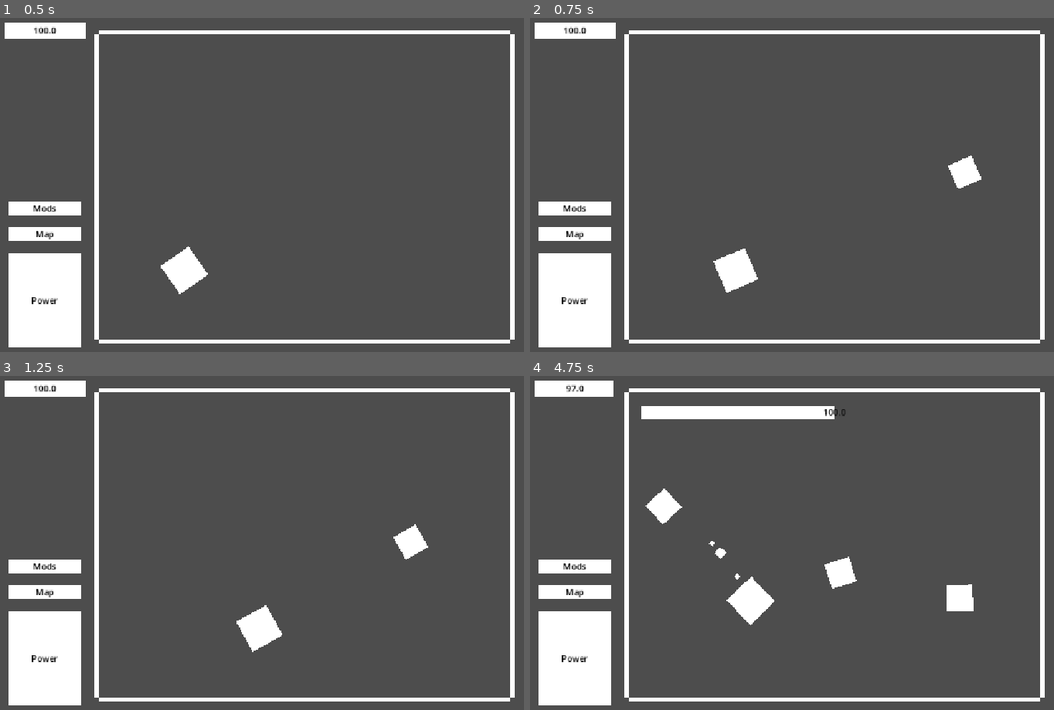
Above: before the commit, frames 1-4 (two rows, left to right).
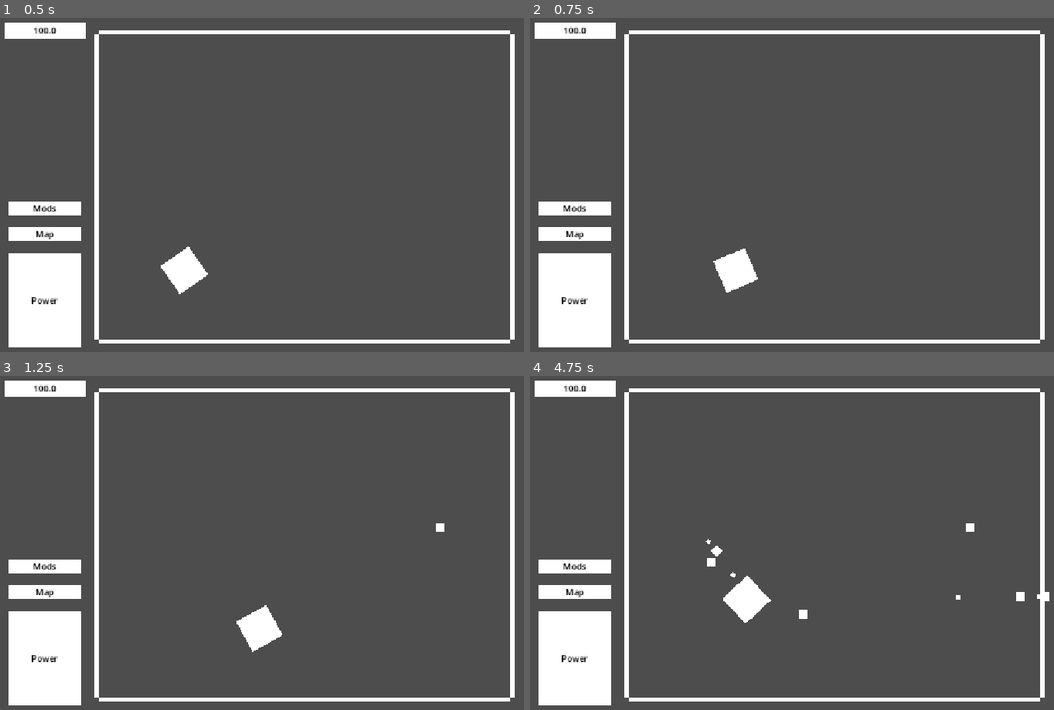
Above: after the commit, the same moments.

Repository: Jason-Lin450/P0W3RSH0T
Game: Godot game, scene res://Scenes/level.tscn
Two runs of this game, one before a commit and one after it. Both use one fixed random seed, a clock stepped at 60 frames per second and the inputs below.
Inputs (mouse positions are in pixels of both pictures, inside the frame that each line leads up to):
- Up to frame 1 (0.5 s): no input
- Up to frame 2 (0.75 s): tap Enter at 0.5 s; move the mouse to (970, 168) at 0.52 s; hold D (right) from 0.53 s (still down); tap T (test) at 0.6 s
- Up to frame 3 (1.25 s): keep holding D (right)
- Up to frame 4 (4.75 s): move the mouse to (713, 563) at 1.27 s; release D (right) at 1.28 s; hold S (down) 1.28-2.03 s; tap E (autofire) at 1.35 s; tap T (test) at 1.55, 2.3, 3.05, 3.6, 4.35 s; move the mouse to (896, 469) at 2.02 s; hold D (right) 2.03-2.78 s; hold Space (shoot) 2.03-2.78 s; move the mouse to (802, 613) at 2.77 s; hold W (up) 2.78-3.53 s; tap Shift (subshoot) at 2.85 s; move the mouse to (1022, 596) at 3.52 s; hold A (left) from 3.53 s (still down); move the mouse to (650, 492) at 4.27 s

Frame 1 is identical in both runs. In frame 2, 0.4% of the frame differs, in the area x 79-87%, y 41-52%; in frame 3, 0.4%; in frame 4, 3.2%, in the area x 6-100%, y 1-75%.

Commit message:
indicators

Diff:
--- a/Scenes/borders.tscn
+++ b/Scenes/borders.tscn
@@ -1,6 +1,6 @@
 [gd_scene format=3 uid="uid://dpesq5smo2ln2"]
 
-[ext_resource type="Script" uid="uid://cq6shockwn557" path="res://Scenes/borders.gd" id="1_1r7dd"]
+[ext_resource type="Script" uid="uid://cq6shockwn557" path="res://Scripts/borders.gd" id="1_1r7dd"]
 
 [sub_resource type="RectangleShape2D" id="RectangleShape2D_j6gam"]
 size = Vector2(384, 8)
--- a/Scenes/enemy.tscn
+++ b/Scenes/enemy.tscn
@@ -1,6 +1,6 @@
 [gd_scene format=3 uid="uid://cd4e6lfjkdno5"]
 
-[ext_resource type="Script" uid="uid://dmopc7nsatnhi" path="res://Scenes/enemy.gd" id="1_hghv2"]
+[ext_resource type="Script" uid="uid://dmopc7nsatnhi" path="res://Scripts/enemy.gd" id="1_hghv2"]
 
 [sub_resource type="CircleShape2D" id="CircleShape2D_gw16p"]
 radius = 24.0
@@ -15,6 +15,6 @@
 [node name="EnemyHB" type="CollisionShape2D" parent="." unique_id=1590692266]
 shape = SubResource("CircleShape2D_gw16p")
 
-[node name="Sprite2D" type="Sprite2D" parent="." unique_id=1204613453]
+[node name="EnemySprite" type="Sprite2D" parent="." unique_id=1204613453]
 scale = Vector2(48, 48)
 texture = SubResource("CanvasTexture_j6gam")
--- /dev/null
+++ b/Scenes/indicator.gd
@@ -0,0 +1,19 @@
+extends Marker2D
+
+@onready var IndicatorTimer := $IndicatorTimer
+
+func _ready() -> void:
+	pass
+
+func _process(delta: float) -> void:
+	pass
+
+func _spawn_enemy(body: Node2D):
+	pass
+	#IndicatorTimer.start()
+	#if (IndicatorTimer.wait_time <= 0):
+		#body.position = get_global_mouse_position()
+		#body.speed = 100
+		#body.maxhealth = 3
+		#body.health = body.maxhealth
+		#body.atkdmg = 1
--- /dev/null
+++ b/Scenes/indicator.tscn
@@ -0,0 +1,14 @@
+[gd_scene format=3 uid="uid://cvxknrv4ma6"]
+
+[ext_resource type="Script" uid="uid://jum0h00f06sn" path="res://Scenes/indicator.gd" id="1_2k7kp"]
+
+[sub_resource type="CanvasTexture" id="CanvasTexture_j6gam"]
+
+[node name="Indicator" type="Marker2D" unique_id=1037336969]
+script = ExtResource("1_2k7kp")
+
+[node name="IndicatorSprite" type="Sprite2D" parent="." unique_id=1748117505]
+scale = Vector2(16, 16)
+texture = SubResource("CanvasTexture_j6gam")
+
+[node name="IndicatorTimer" type="Timer" parent="." unique_id=715287131]
--- a/Scenes/level.tscn
+++ b/Scenes/level.tscn
@@ -1,6 +1,6 @@
 [gd_scene format=3 uid="uid://c12qq5g6yv0s1"]
 
-[ext_resource type="Script" uid="uid://7qt8yawbqu03" path="res://Scenes/level.gd" id="1_6phgx"]
+[ext_resource type="Script" uid="uid://7qt8yawbqu03" path="res://Scripts/level.gd" id="1_6phgx"]
 [ext_resource type="PackedScene" uid="uid://bo4opnevbgyhh" path="res://Scenes/player.tscn" id="1_k5f4k"]
 [ext_resource type="PackedScene" uid="uid://dpesq5smo2ln2" path="res://Scenes/borders.tscn" id="2_6phgx"]
 [ext_resource type="PackedScene" uid="uid://bfrx8tmam0yrp" path="res://Scenes/level_ui.tscn" id="4_81xng"]
@@ -20,3 +20,10 @@
 [node name="SubProjectiles" type="Node2D" parent="." unique_id=1745079468]
 
 [node name="Enemies" type="Node2D" parent="." unique_id=1839977607]
+
+[node name="Indicators" type="Node2D" parent="." unique_id=436276263]
+
+[node name="EnemyTimer" type="Timer" parent="." unique_id=754345253]
+autostart = true
+
+[connection signal="timeout" from="EnemyTimer" to="." method="_on_enemy_timer_timeout"]
--- a/Scenes/level_ui.tscn
+++ b/Scenes/level_ui.tscn
@@ -1,6 +1,6 @@
 [gd_scene format=3 uid="uid://bfrx8tmam0yrp"]
 
-[ext_resource type="Script" uid="uid://by84tobhbkd35" path="res://Scenes/encounter_ui_2.gd" id="1_gw16p"]
+[ext_resource type="Script" uid="uid://by84tobhbkd35" path="res://Scripts/encounter_ui_2.gd" id="1_gw16p"]
 
 [sub_resource type="CanvasTexture" id="CanvasTexture_wqkje"]
 
--- a/Scenes/sub_projectile.gd
+++ /dev/null
@@ -1,15 +0,0 @@
-extends Area2D
-
-var speed = 500
-
-func _ready() -> void:
-	scale = Vector2(0.5, 0.5)
-
-func _process(delta: float) -> void:
-	position += transform.x * speed * delta * 1/scale
-
-func _on_body_entered(body: Node2D) -> void:
-	if body is StaticBody2D:
-		queue_free()
-	elif body is CharacterBody2D:
-		queue_free()
--- a/Scenes/sub_projectile.tscn
+++ b/Scenes/sub_projectile.tscn
@@ -1,6 +1,6 @@
 [gd_scene format=3 uid="uid://p8nn16rpmgoa"]
 
-[ext_resource type="Script" uid="uid://shny11u4nneb" path="res://Scenes/sub_projectile.gd" id="1_la004"]
+[ext_resource type="Script" uid="uid://shny11u4nneb" path="res://Scripts/sub_projectile.gd" id="1_la004"]
 
 [sub_resource type="CircleShape2D" id="CircleShape2D_j6gam"]
 radius = 8.0
--- a/Scenes/encounter_ui_2.gd
+++ b/Scripts/encounter_ui_2.gd
@@ -13,7 +13,7 @@
 	PlayerHealth.text = str(PlayerHealthBar.value)
 	PlayerHealthBar.position = Vector2(16, 16)
 	EnemyHealthBar.hide()
-	EnemyHealth.text = str(EnemyHealthBar.value)
+	EnemyHealth.hide()
 	EnemyHealthBar.position = Vector2(216, 64)
 	PowerIcon.position = Vector2(24, 448)
 	MapIcon.position = Vector2(24, 400)
--- a/Scenes/enemy.gd
+++ b/Scripts/enemy.gd
@@ -4,6 +4,7 @@
 @onready var LevelUI := get_tree().get_first_node_in_group("levelui")
 var speed
 var health
+var maxhealth
 var atkdmg
 
 func _ready() -> void:
--- a/Scenes/level.gd
+++ b/Scripts/level.gd
@@ -4,9 +4,11 @@
 @onready var Projectiles := $Projectiles
 @onready var SubProjectiles := $SubProjectiles
 @onready var Enemies := $Enemies
+@onready var Indicators := $Indicators
 var projectile_scene: PackedScene = load("res://Scenes/projectile.tscn")
 var sub_projectile_scene: PackedScene = load("res://Scenes/sub_projectile.tscn")
 var enemy_scene: PackedScene = load("res://Scenes/enemy.tscn")
+var indicator_scene: PackedScene = load("res://Scenes/indicator.tscn")
 
 func _ready() -> void:
 	Player.position = Vector2(352, 480)
@@ -14,14 +16,7 @@
 	Player.connect('subshoot', _on_player_sub_shoot)
 
 func _process(delta: float) -> void:
-
-	if Input.is_action_just_pressed("test"):
-		var enemy = enemy_scene.instantiate()
-		Enemies.add_child(enemy)
-		enemy.position = get_global_mouse_position()
-		enemy.speed = 100
-		enemy.health = 2
-		enemy.atkdmg = 1
+	pass
 
 func _on_player_shoot(pos, ang) -> void:
 	var projectile = projectile_scene.instantiate()
@@ -34,3 +29,23 @@
 	SubProjectiles.add_child(subprojectile)
 	subprojectile.position = pos
 	subprojectile.rotation_degrees = ang
+
+
+func _on_enemy_timer_timeout() -> void:
+	#var enemy = enemy_scene.instantiate()
+	#Enemies.add_child(enemy)
+
+	var indicator = indicator_scene.instantiate()
+	Indicators.add_child(indicator)
+	indicator.position = get_global_mouse_position()
+	#indicator.call("_spawn_enemy", enemy)
+	indicator.IndicatorTimer.start()
+	print(str(indicator.IndicatorTimer.wait_time))
+	if (indicator.IndicatorTimer.wait_time <= 0):
+		var enemy = enemy_scene.instantiate()
+		Enemies.add_child(enemy)
+		enemy.position = get_global_mouse_position()
+		enemy.speed = 100
+		enemy.maxhealth = 3
+		enemy.health = enemy.maxhealth
+		enemy.atkdmg = 1
--- a/Scripts/projectile.gd
+++ b/Scripts/projectile.gd
@@ -4,7 +4,6 @@
 @onready var LevelUI := get_tree().get_first_node_in_group("levelui")
 var speed = 500
 var atkdmg = 1
-var temp
 
 func _ready() -> void:
 	pass
@@ -19,8 +18,12 @@
 		queue_free()
 		for enemy in Enemies:
 			if body == enemy:
-				temp = enemy.health
 				enemy.health -= atkdmg
 				if (enemy.health > 0):
 					LevelUI.EnemyHealthBar.show()
-					LevelUI.EnemyHealthBar.value = (enemy.health * 1.0/temp) * 100
+					LevelUI.EnemyHealth.show()
+					LevelUI.EnemyHealth.text = str(enemy.health)
+					LevelUI.EnemyHealthBar.value = (enemy.health * 1.0/enemy.maxhealth) * 100
+				else:
+					LevelUI.EnemyHealthBar.hide()
+					LevelUI.EnemyHealth.hide()
--- /dev/null
+++ b/Scripts/sub_projectile.gd
@@ -0,0 +1,29 @@
+extends Area2D
+
+@onready var Enemies := get_tree().get_nodes_in_group("enemy")
+@onready var LevelUI := get_tree().get_first_node_in_group("levelui")
+var speed = 500
+var atkdmg = 0.5
+
+func _ready() -> void:
+	scale = Vector2(0.5, 0.5)
+
+func _process(delta: float) -> void:
+	position += transform.x * speed * delta * 1/scale
+
+func _on_body_entered(body: Node2D) -> void:
+	if body is StaticBody2D:
+		queue_free()
+	elif body is CharacterBody2D:
+		queue_free()
+		for enemy in Enemies:
+			if body == enemy:
+				enemy.health -= atkdmg
+				if (enemy.health > 0):
+					LevelUI.EnemyHealthBar.show()
+					LevelUI.EnemyHealth.show()
+					LevelUI.EnemyHealth.text = str(enemy.health)
+					LevelUI.EnemyHealthBar.value = (enemy.health * 1.0/enemy.maxhealth) * 100
+				else:
+					LevelUI.EnemyHealthBar.hide()
+					LevelUI.EnemyHealth.hide()
Not shown, added: Scenes/indicator.gd.uid
Renamed: Scenes/borders.gd -> Scripts/borders.gd
Renamed: Scenes/borders.gd.uid -> Scripts/borders.gd.uid
Renamed: Scenes/encounter_ui_2.gd.uid -> Scripts/encounter_ui_2.gd.uid
Renamed: Scenes/enemy.gd.uid -> Scripts/enemy.gd.uid
Renamed: Scenes/level.gd.uid -> Scripts/level.gd.uid
Renamed: Scenes/sub_projectile.gd.uid -> Scripts/sub_projectile.gd.uid
